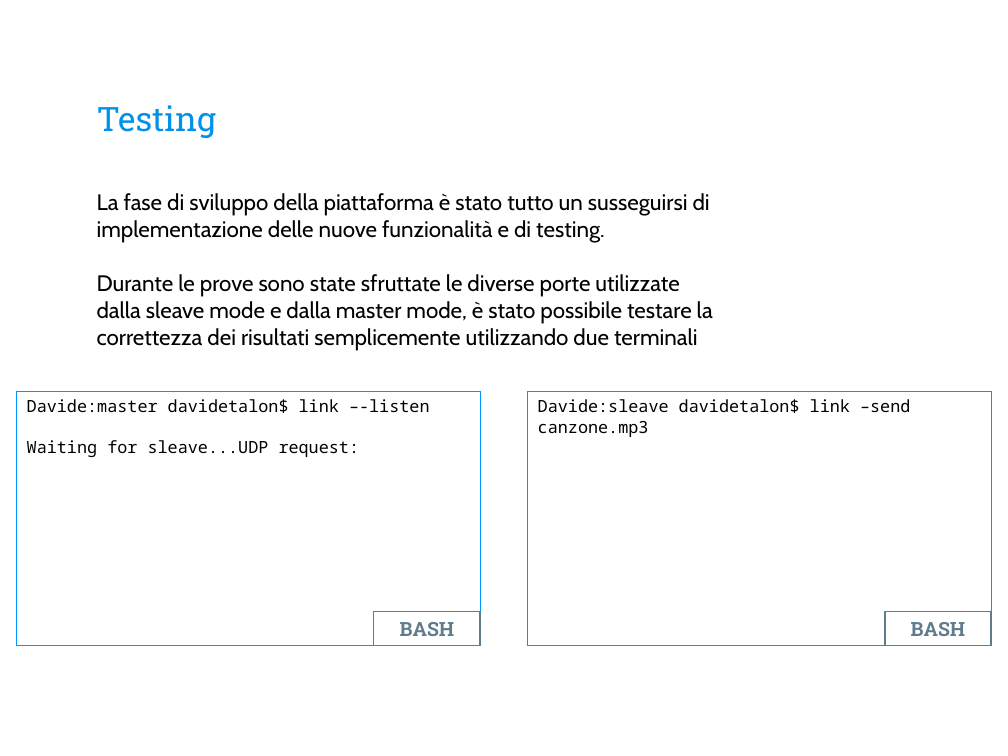
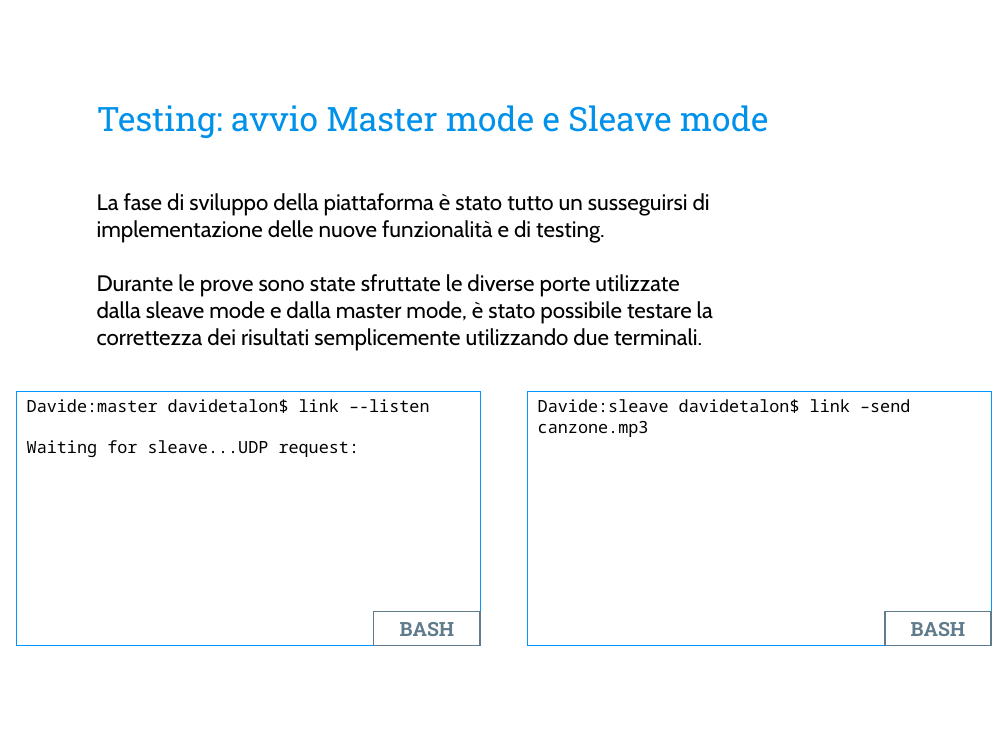
Before and after one commit to davidetalon/link, a slide deck: slide 19 of Presentation slides/Presentazione.pptx (slide 17 before the commit). Drawn at 1008x756 pixels with LibreOffice and Linux fonts; fonts in the diff are those of the drawing; background and template pictures are left out. Boxes give left, top, right and bottom in pixels: in the first picture for what was removed or moved away, otherwise in the second. Text is boxed around its words. In the diff, an @@ line names an element or a change of style, - is before the commit and + after.

```diff
--- a/Presentation slides/Presentazione.pptx
+++ b/Presentation slides/Presentazione.pptx
@@ title at (x1=97, y1=105, x2=768, y2=138): text changed @@
-Testing
+Testing: avvio Master mode e Sleave mode
@@ text at (x1=97, y1=274, x2=713, y2=350): text changed @@
-Durante le prove sono state sfruttate le diverse porte utilizzate dalla sleave mode e dalla master mode, è stato possibile testare la correttezza dei risultati semplicemente utilizzando due terminali
+Durante le prove sono state sfruttate le diverse porte utilizzate dalla sleave mode e dalla master mode, è stato possibile testare la correttezza dei risultati semplicemente utilizzando due terminali.
```
Also in this commit, not shown: 1 other slide changed, 7 slides added, 1 slide removed.
